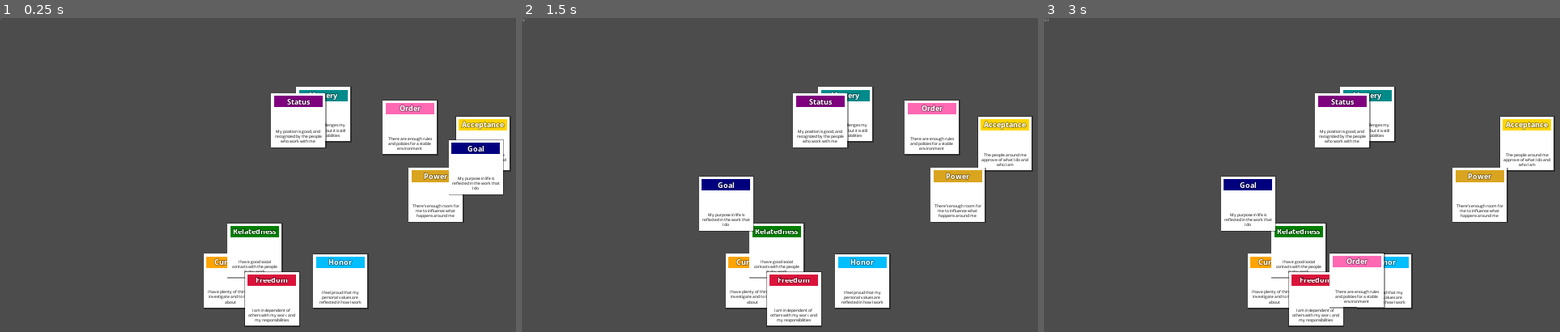
Above: before the commit, frames 1-3 (left to right).
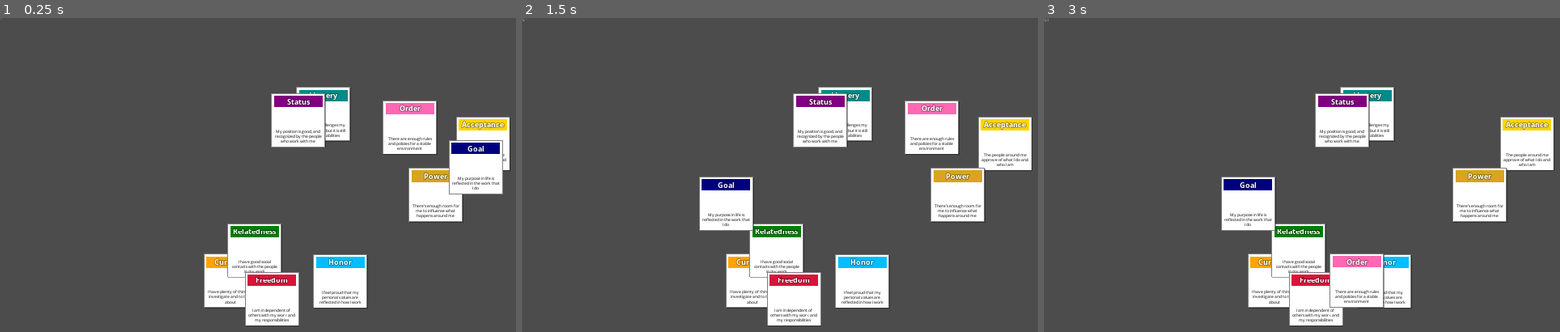
Above: after the commit, the same moments.

Repository: gediminasz/moving-motivators
Game: Godot game, scene res://Root.tscn
The game is run twice, just before and just after one commit, with the same random seed, the same clock (stepped at 60 frames per second) and the same inputs.
Inputs (mouse positions are in pixels of both pictures, inside the frame that each line leads up to):
- Up to frame 1 (0.25 s): no input
- Up to frame 2 (1.5 s): tap Enter at 0.5 s; move the mouse to (986, 181) at 0.52 s; press the mouse at (986, 181) at 0.53 s; tap Space at 1.25 s; move the mouse to (718, 218) at 1.27 s; release the mouse at (718, 218) at 1.28 s; click (718, 218) at 1.35 s
- Up to frame 3 (3 s): tap Enter at 2 s; move the mouse to (1431, 118) at 2.02 s; press the mouse at (1431, 118) at 2.03 s; tap Space at 2.75 s; move the mouse to (1332, 272) at 2.77 s; release the mouse at (1332, 272) at 2.78 s; click (1332, 272) at 2.85 s

The runs differ from the first frame. In frame 1, 1.4% of the frame differs, in the area x 39-100%, y 21-99%; in frame 2, 1.4%, in the area x 34-100%, y 21-99%; in frame 3, 1.4%.

Commit message:
Add card border

Diff:
--- a/Card.tscn
+++ b/Card.tscn
@@ -10,20 +10,30 @@
 script = ExtResource( 2 )
 
 [node name="Shadow" type="ColorRect" parent="."]
-margin_left = -81.0
-margin_top = -81.0
-margin_right = 84.0
-margin_bottom = 84.0
+margin_left = -78.0
+margin_top = -78.0
+margin_right = 82.0
+margin_bottom = 82.0
 color = Color( 0, 0, 0, 0.392157 )
 __meta__ = {
 "_edit_use_anchors_": false
 }
 
-[node name="ColorRect" type="ColorRect" parent="."]
+[node name="BorderRect" type="ColorRect" parent="."]
 margin_left = -80.0
 margin_top = -80.0
 margin_right = 80.0
 margin_bottom = 80.0
+color = Color( 0.5, 0.5, 0.5, 1 )
+__meta__ = {
+"_edit_use_anchors_": false
+}
+
+[node name="ColorRect" type="ColorRect" parent="."]
+margin_left = -78.0
+margin_top = -78.0
+margin_right = 78.0
+margin_bottom = 78.0
 __meta__ = {
 "_edit_use_anchors_": false
 }
--- a/Root.gd
+++ b/Root.gd
@@ -92,6 +92,7 @@
         shift = picked_card.position - get_global_mouse_position()
 
     if not Input.is_action_pressed("ui_lmb") and picked_card:
+        picked_card.position = picked_card.position.round()
         picked_card = null
         shift = null
 
